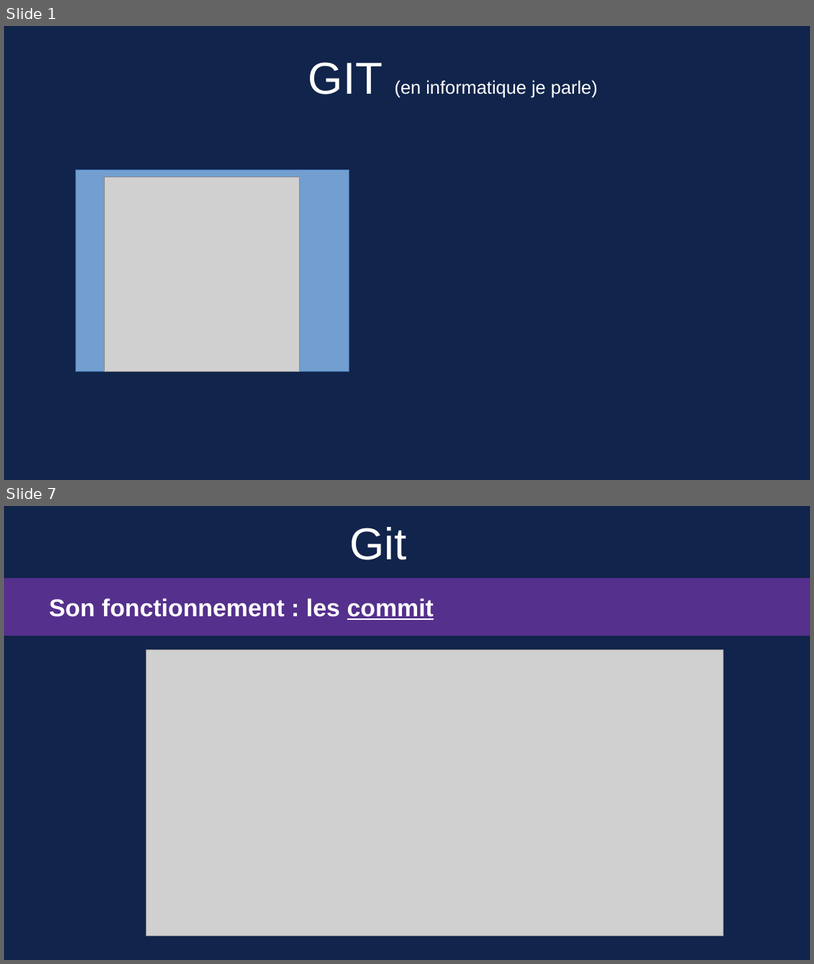
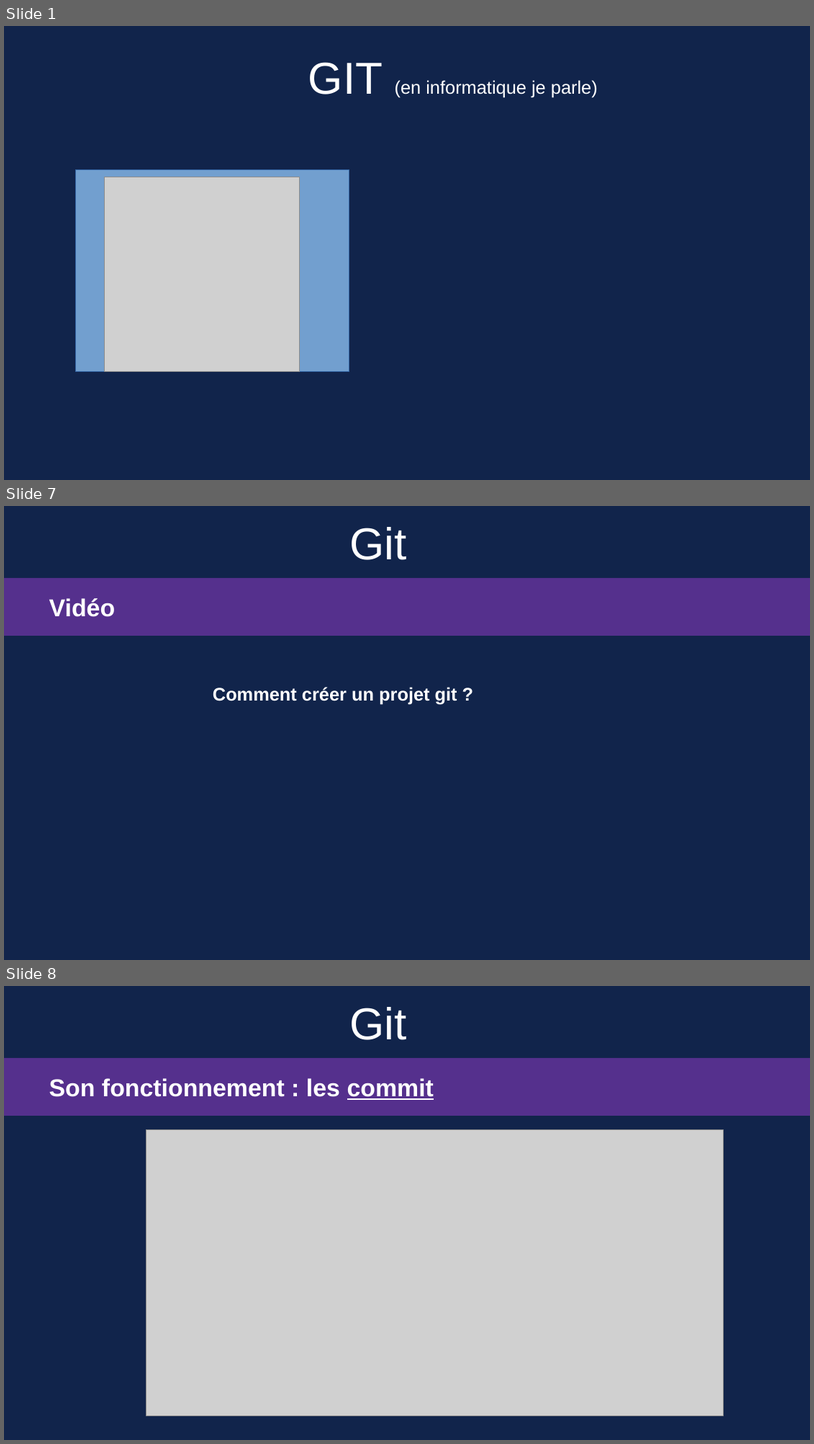
Before and after one commit to Sauvage89/guide_git, a slide deck: guide_git.odp. Shown one above the other, each under a label of ours: slides 1 and 7 before the commit, slides 1, 7 and 8 after it; the slides between them are not shown. The pictures are 814x964 and 814x1444 pixels, drawn with LibreOffice and Linux fonts; fonts in the diff are those of the drawing; grey boxes stand for pictures. Boxes give left, top, right and bottom in pixels: in the first picture for what was removed or moved away, otherwise in the second. Text is boxed around its words. In the diff, an @@ line names an element or a change of style, - is before the commit and + after.

```diff
--- a/guide_git.odp
+++ b/guide_git.odp
@@ slide 7 added at bbox=[4, 506, 810, 960], background #11244B @@
@@ title added at bbox=[350, 527, 406, 560], 44 pt, text #FFFFFF @@
+Git
@@ rectangle added at bbox=[4, 578, 810, 636], fill #55308D @@
@@ text added at bbox=[49, 598, 116, 617], 24 pt, text #FFFFFF, bold @@
+Vidéo
@@ text added at bbox=[213, 687, 458, 704], 18 pt, text #FFFFFF, bold @@
+Comment créer un projet git ?
@@ what was slide 7 is now slide 8 @@
```
Also in this commit, not shown: 8 slides changed, 12 other slides added.
